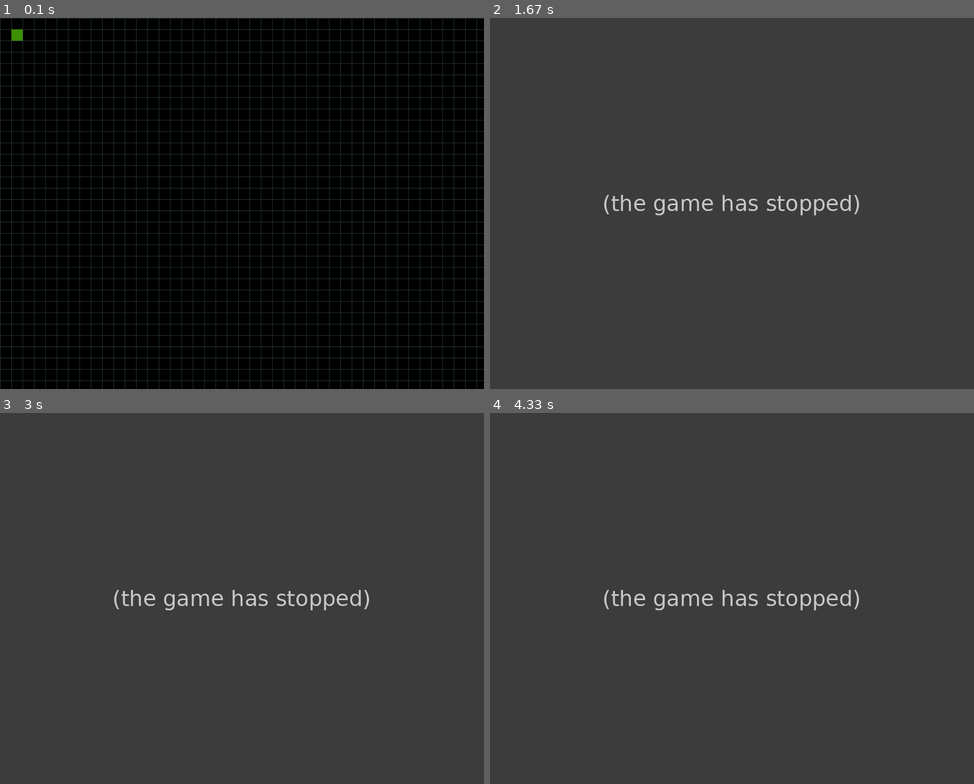
Above: before the commit, frames 1-4 (two rows, left to right).
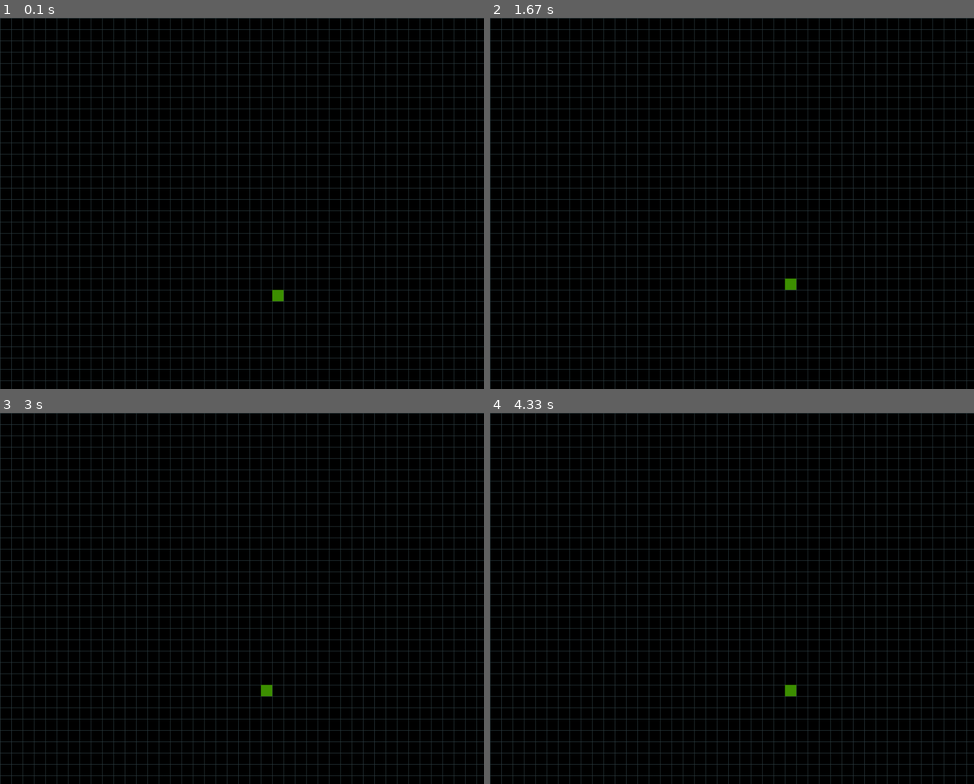
Above: after the commit, the same moments.

Repository: MysticFlarePlayz/Pygame_Tile-Based_Rpg
Game: pygame game, started from Main.py
Same seed, same stepped clock (60 frames per second), same inputs: the game is played once before the commit and once after it.
Inputs:
- Up to frame 1 (0.1 s): no input
- Up to frame 2 (1.67 s): hold Right 0.33-0.8 s; hold Up 0.83-1.13 s; hold Right 1.17-1.63 s
- Up to frame 3 (3 s): hold Left 1.67-2.2 s; hold Down 2.23-2.53 s; hold Left 2.57-2.97 s
- Up to frame 4 (4.33 s): hold Up 3-3.37 s; hold Right 3.4-4.03 s; hold Down from 4.07 s (still down)

The runs differ from the first frame. In frame 1, 0.2% of the frame differs, in the area x 2-59%, y 3-77%; in frame 2, 98%, in the area x 0-100%, y 0-100%; in frame 3, 98%; in frame 4, 98%.
Error before the commit: AttributeError: 'Player' object has no attribute 'move' (Main.py line 52); the game stopped at 0.33 s (later frames are placeholders)

Commit message:
Update Sprites.py

Diff:
--- a/Sprites.py
+++ b/Sprites.py
@@ -6,16 +6,11 @@
         self.image = p.Surface((TILESIZE, TILESIZE))
         self.image.fill(green)
         self.rect = self.image.get_rect()
-        self.rect.x = 24
-        self.rect.y = 24
-        self.speedx = 0
-        self.speedy = 0
+        self.x = 24
+        self.y = 24
+    def move(self, x=0, y=0):
+        self.x += x
+        self.y += y
     def update(self):
-        self.speedx = 0
-        key = p.key.get_pressed()
-        if key[p.K_RIGHT]:
-            self.speedx = 3
-        if key[p.K_LEFT]:
-            self.speedx = -3
-        self.rect.x += self.speedx
-player = Player()
+        self.rect.x = self.x * TILESIZE
+        self.rect.y = self.y  * TILESIZE
